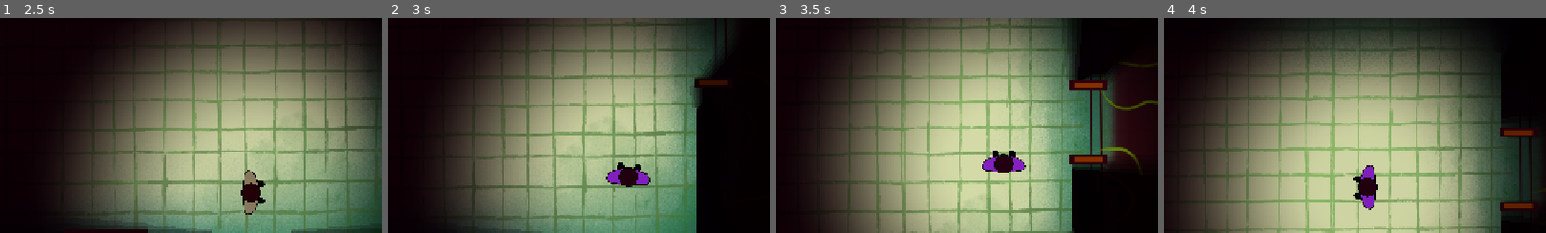
Above: before the commit, frames 1-4 (left to right).
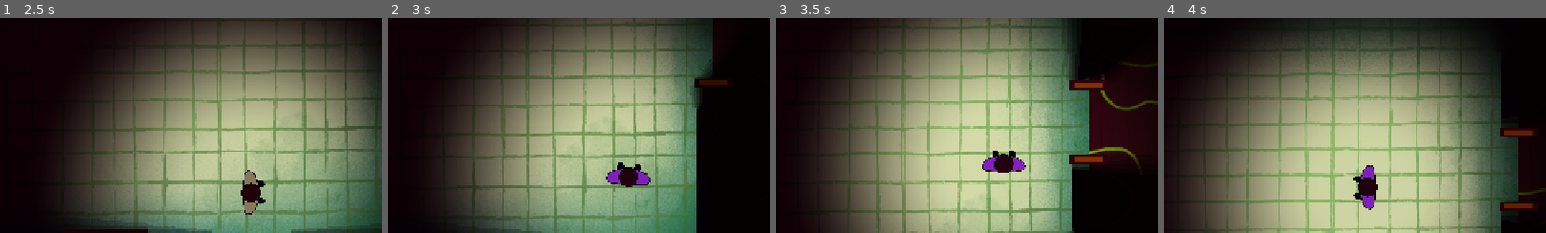
Above: after the commit, the same moments.

Repository: lvntszcs/jam26
Game: Godot game, scene res://scenes/levels/level_01.tscn
Two runs of this game, one before a commit and one after it. Both use one fixed random seed, a clock stepped at 60 frames per second and the inputs below. This scene is started directly instead of the project's main scene.
Inputs (mouse positions are % of the whole screen's width and height, from its top left):
- Up to frame 1 (2.5 s): tap Enter at 0.5 s; move the mouse to (72, 45) at 0.52 s; hold D (move_right) 0.53-1.28 s; hold G (god_mode) 0.53-1.28 s; click (72, 45) at 0.67 s; move the mouse to (30, 55) at 1.27 s; hold S (move_down) 1.28-2.03 s; tap E (interact) at 1.35 s; move the mouse to (60, 28) at 2.02 s; hold D (move_right) from 2.03 s (still down); hold N (noclip) from 2.03 s (still down)
- Up to frame 2 (3 s): move the mouse to (45, 70) at 2.77 s; release D (move_right) at 2.78 s; release N (noclip) at 2.78 s; hold W (move_up) from 2.78 s (still down); tap G (god_mode) at 2.85 s; click (45, 70) at 2.92 s
- Up to frame 3 (3.5 s): keep holding W (move_up)
- Up to frame 4 (4 s): move the mouse to (80, 65) at 3.52 s; release W (move_up) at 3.53 s; hold A (move_left) from 3.53 s (still down); hold E (interact) from 3.53 s (still down)
The pictures show only the part of the screen within x 20-70%, y 10-60%; the shares and areas given below are measured in that part.

Frame 1 is identical in both runs. In frame 2, 0.3% of the frame differs, in the area x 85-88%, y 3-22%; in frame 3, 2.0%, in the area x 82-89%, y 26-70%; in frame 4, 1.1%.

Commit message:
Fill gas zones right up to their edges
The 80 px edge fade left visible gaps between neighbouring zones. edge_fade
now defaults to 0.

Co-Authored-By: Claude Opus 5.5 <noreply@anthropic.com>

Diff:
--- a/config/smoke.tres
+++ b/config/smoke.tres
@@ -18,5 +18,5 @@
 low_density = 0.35
 medium_density = 0.65
 strong_density = 1.0
-edge_fade = 80.0
+edge_fade = 0.0
 clear_speed = 0.5
--- a/scripts/smoke/smoke_config.gd
+++ b/scripts/smoke/smoke_config.gd
@@ -54,7 +54,7 @@
 @export_range(0.0, 1.0) var medium_density := 0.65
 @export_range(0.0, 1.0) var strong_density := 1.0
 ## Width in world pixels of the soft fade at a gas zone's edges. Only changes the look.
-@export var edge_fade := 80.0
+@export var edge_fade := 0.0
 ## How fast a running vent clears its room's gas, and how fast the gas returns once it stops:
 ## the fraction of the gas cleared per second (1 = one second).
 @export var clear_speed := 0.5
Not shown, changed: art/README.md
